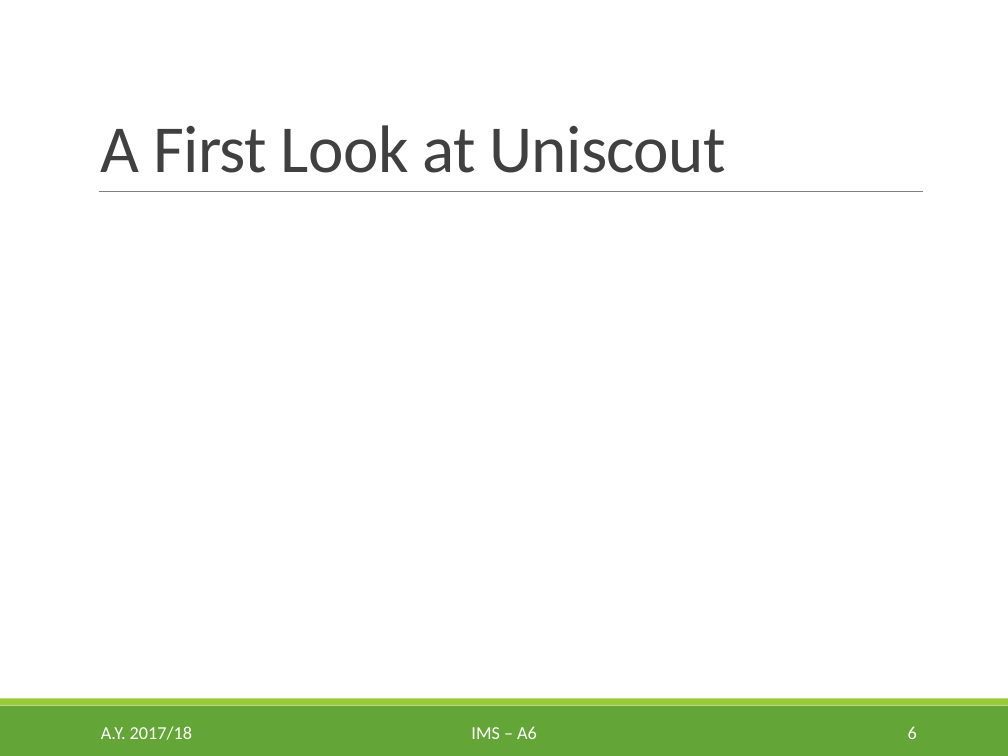
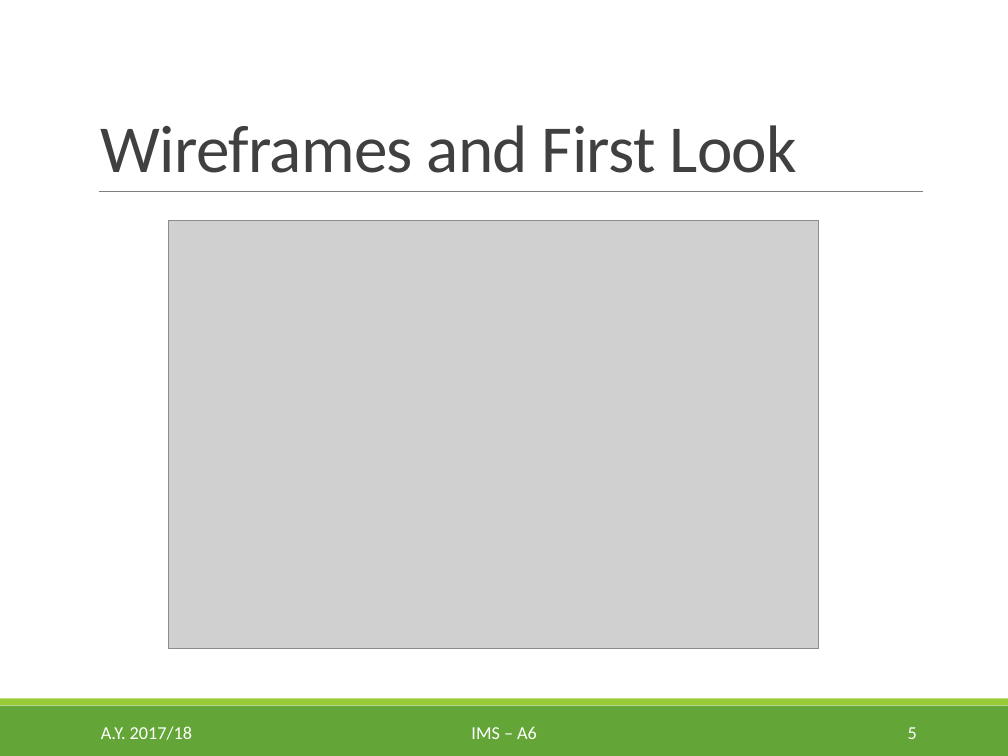
Before and after one commit to egcmi/IMS_project, a slide deck: slide 5 of Presentations/2. Intermediate presentation/IMS_A_6_Intermediate_Presentation.pptx (slide 6 before the commit). Drawn at 1008x756 pixels with LibreOffice and Linux fonts; fonts in the diff are those of the drawing; grey boxes stand for pictures. Boxes give left, top, right and bottom in pixels: in the first picture for what was removed or moved away, otherwise in the second. Text is boxed around its words. In the diff, an @@ line names an element or a change of style, - is before the commit and + after.

```diff
--- a/Presentations/2. Intermediate presentation/IMS_A_6_Intermediate_Presentation.pptx
+++ b/Presentations/2. Intermediate presentation/IMS_A_6_Intermediate_Presentation.pptx
@@ title at [101, 125, 798, 173]: text changed @@
-A First Look at Uniscout
+Wireframes and First Look
@@ picture added at [168, 221, 818, 649] @@
@@ page number at [908, 727, 917, 739]: text changed @@
-6
+5
```
Also in this commit, not shown: 4 other slides changed, 1 slide added, 9 other files.
